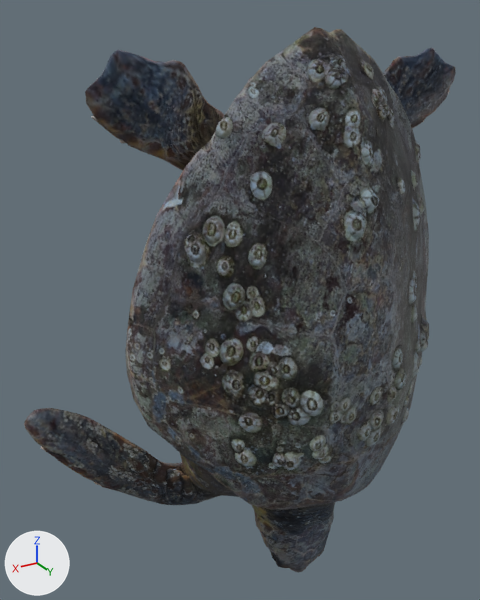
Before and after pictures for a commit that changed the glTF model src/assets/models/poc-turtle.glb.
One viewpoint serves both versions: a 50 mm lens placed at (53.4, 61.9, 25.0), pointed at (7.9, -14.0, -12.9). The axes (+X, +Y, +Z) are drawn at lower left. The lights are the same throughout. The first picture is the older version. Where no turn or scale is listed for an object, it has been applied to the vertices.
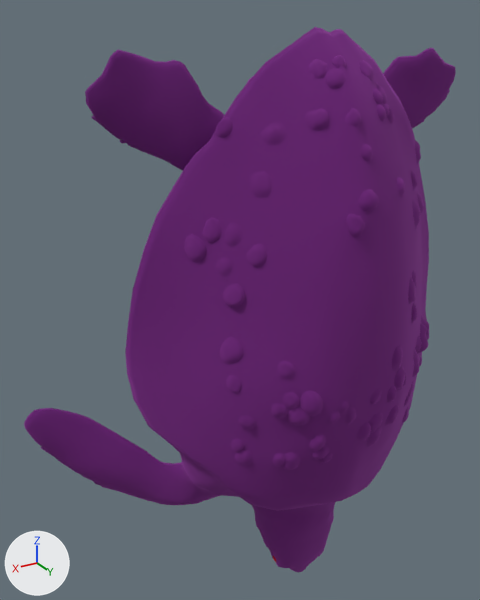
The newer file is also rescaled (x0.025), turned or shifted as a whole; pictures and numbers use the older file's frame.

Scene script edits in JSON lines:
```json
{"block": "mat_body", "change": "nodes: BsdfPrincipled, Mix, NormalMap, OutputMaterial, TexImage x3"}
{"block": "mat_body", "change": "colours: dark grey #404040"}
{"block": "mat_body", "change": "uses the picture img_image_0"}
{"block": "mat_body", "change": "uses the picture img_image_1"}
{"block": "mat_body", "change": "uses the picture img_image_2"}
{"block": "mat_body", "change": "nodes: BsdfPrincipled, OutputMaterial"}
{"block": "mat_body", "change": "colours: pink #a14dac"}
```

Changed parts and their boxes [x1, y1, x2, y2] in the pictures (480 x 600 px):
```json
{"object": "Object_37", "change": "surface changed", "before": [24, 27, 456, 572], "after": [24, 27, 456, 572]}
```
